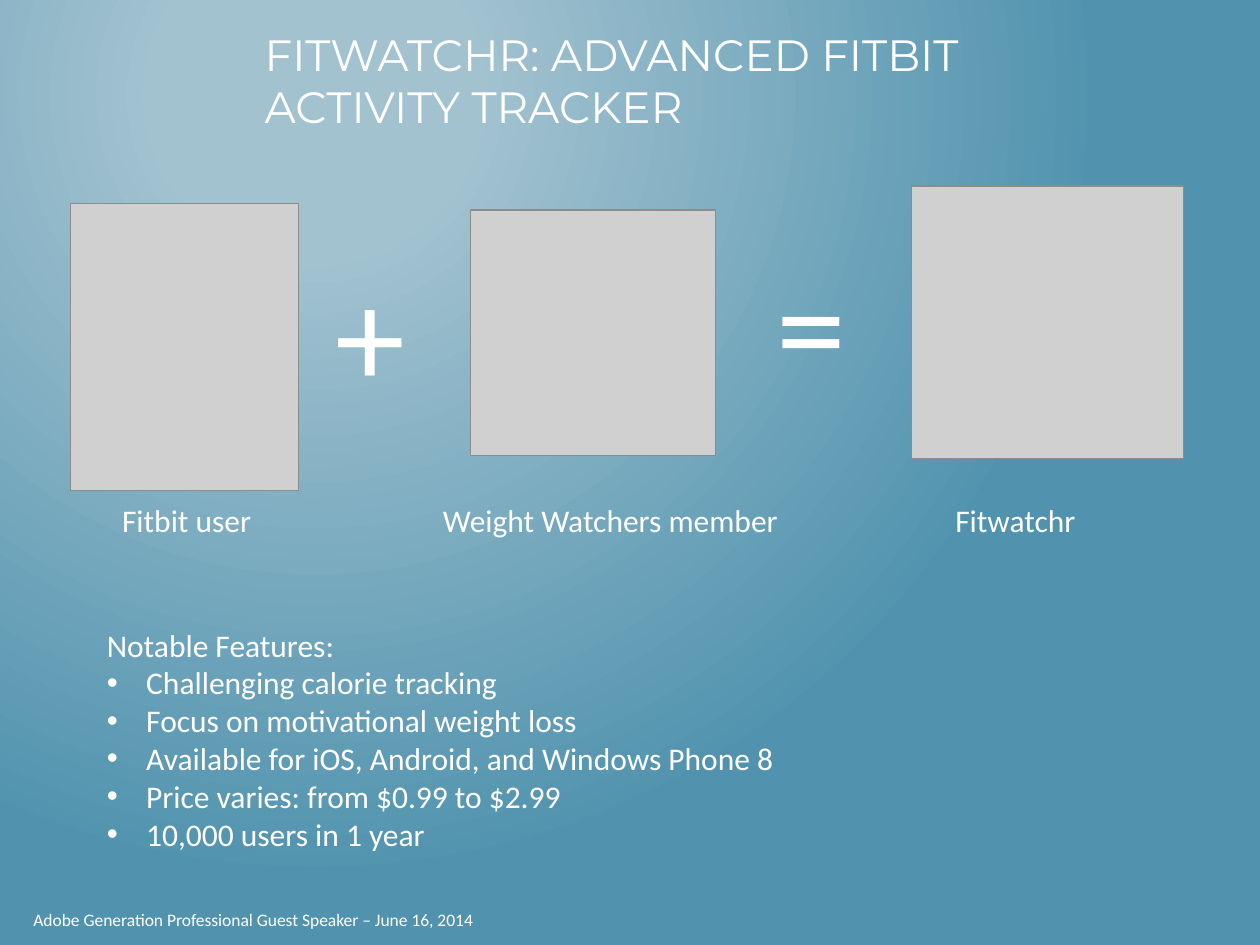
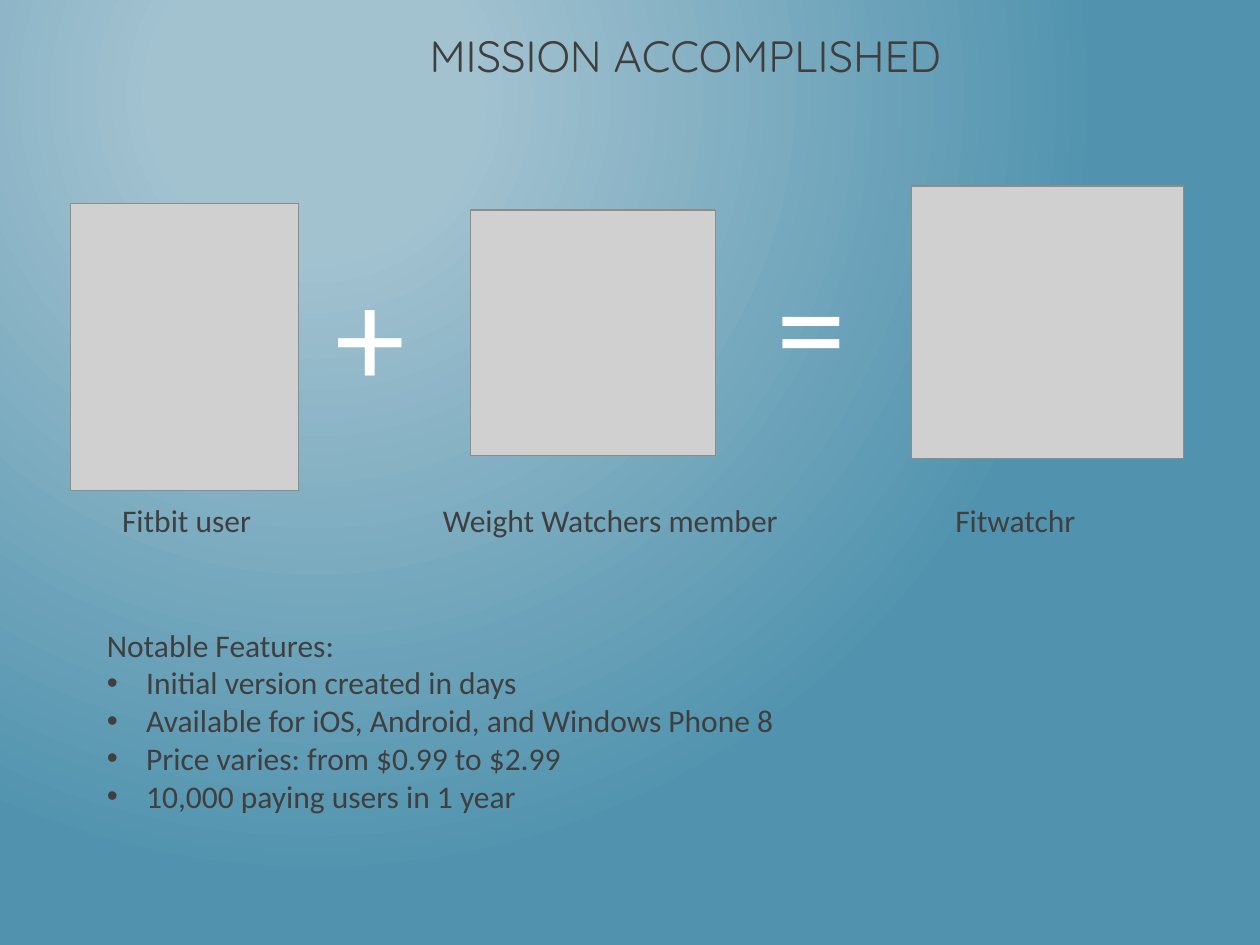
Before and after one commit to dotNetkow/Presentations, a slide deck: slide 10 of That Conference 2014/Building PhoneGap Mobile App w KendoUI.pptx (slide 3 before the commit). Drawn at 1260x945 pixels with LibreOffice and Linux fonts; fonts in the diff are those of the drawing; grey boxes stand for pictures. Boxes give left, top, right and bottom in pixels: in the first picture for what was removed or moved away, otherwise in the second. Text is boxed around its words. In the diff, an @@ line names an element or a change of style, - is before the commit and + after.

```diff
--- a/That Conference 2014/Building PhoneGap Mobile App w KendoUI.pptx
+++ b/That Conference 2014/Building PhoneGap Mobile App w KendoUI.pptx
@@ title removed at [265,40,958,123] @@
-FITWATCHR: ADVANCED FITBIT ACTIVITY TRACKER
@@ title added at [430,41,941,73], 25 pt, text #3F3F3F @@
+MISSION ACCOMPLISHED
@@ text "Fitbit user Weight Watchers member ..." at [122,510,1075,538]: text colour #FFFFFF to #3F3F3F @@
@@ text at [107,635,773,774]: text colour #FFFFFF to #3F3F3F in "Notable Features:", "Available for iOS, Android, and Windows Phone ...", "Price varies: from $0.99 to $2.99" @@
@@ text at [146,672,516,699]: text changed; text colour #FFFFFF to #3F3F3F @@
-• Challenging calorie tracking
-• Focus on motivational weight loss
+• Initial version created in days
@@ text at [146,786,516,814]: text changed; text colour #FFFFFF to #3F3F3F @@
-• 10,000 users in 1 year
+• 10,000 paying users in 1 year
@@ text removed at [33,914,472,929] @@
-Adobe Generation Professional Guest Speaker – June 16, 2014
```
Also in this commit, not shown: 9 other slides changed, 13 slides added, 1 slide removed.
